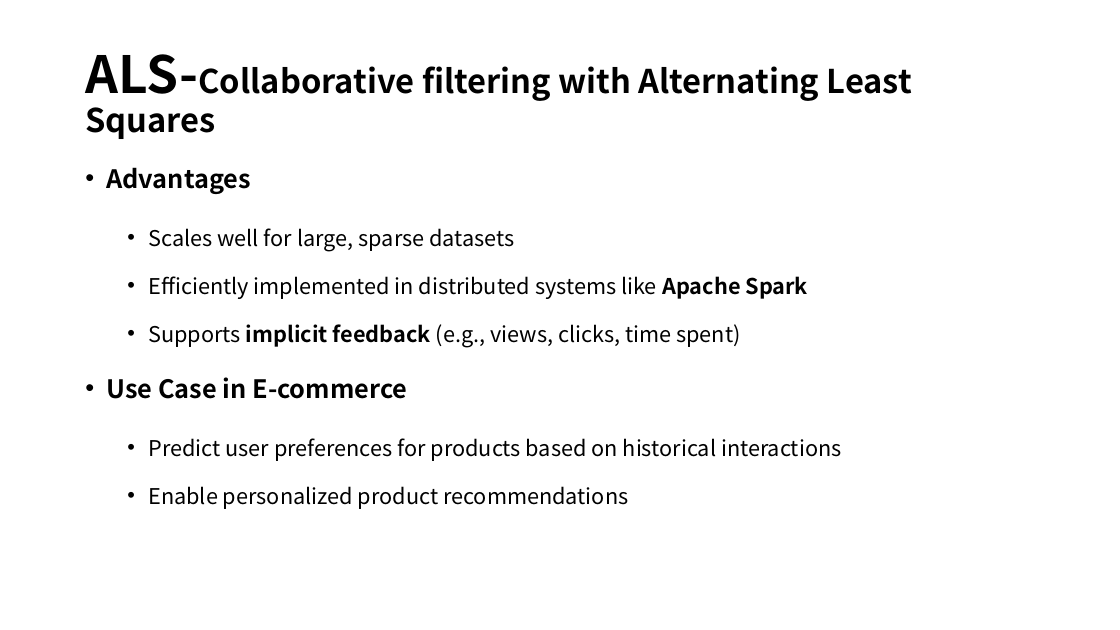
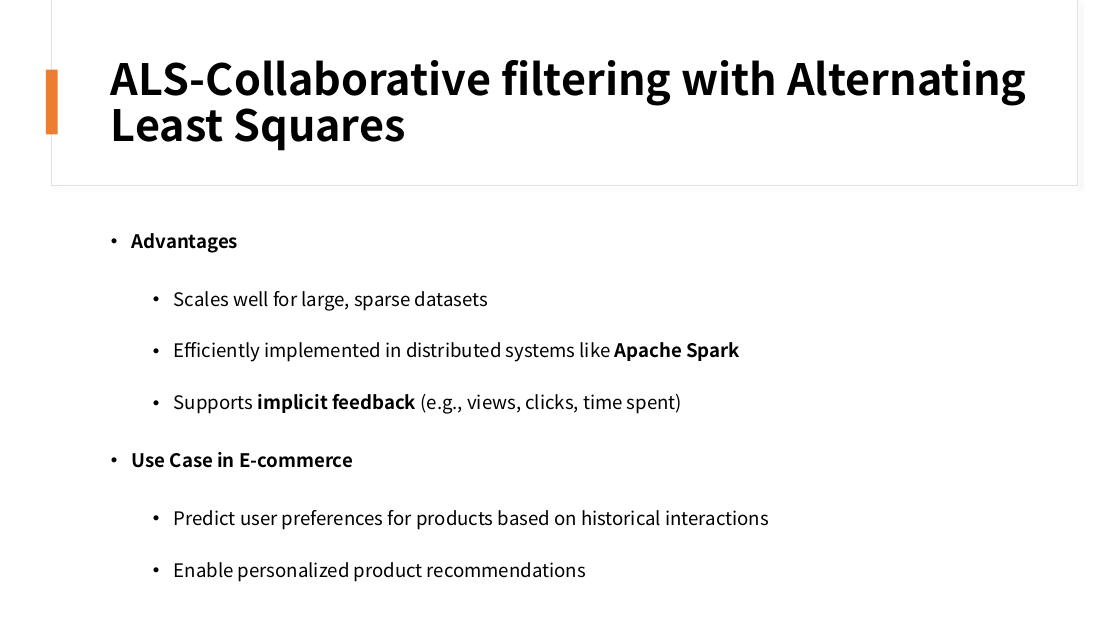
Before and after one commit to susie682/752-project, a slide deck: slide 8 of Commerce Product Recommendation with Spark ML-PPT.pptx. Drawn at 1120x630 pixels with LibreOffice and Linux fonts; fonts in the diff are those of the drawing. Boxes give left, top, right and bottom in pixels: in the first picture for what was removed or moved away, otherwise in the second. Text is boxed around its words. In the diff, an @@ line names an element or a change of style, - is before the commit and + after.

Commit message:
Updated Spark MLIB Part

```diff
--- a/Commerce Product Recommendation with Spark ML-PPT.pptx
+++ b/Commerce Product Recommendation with Spark ML-PPT.pptx
@@ rectangle added at [51, 0, 1077, 186], fill #FFFFFF, outline #E1E1E1 0.75 pt @@
@@ rectangle added at [52, 0, 1077, 185], fill #FFFFFF @@
@@ title "ALS-Collaborative filtering with Alternating Least ...": place and size @@
-title "ALS-Collaborative filtering with Alternating Least ..." at [85, 54, 912, 139]
+title "ALS-Collaborative filtering with Alternating Least ..." at [111, 60, 1026, 151]
@@ title "ALS-Collaborative filtering with Alternating Least ..." at [111, 60, 1026, 151]: size 44 to 37 pt in "ALS-Collaborative"; size 28 to 37 pt @@
@@ rectangle added at [46, 70, 58, 134], fill #ED7D31 @@
@@ text "Advantages": place and size @@
-text "Advantages" at [106, 167, 842, 509]
+text "Advantages" at [132, 233, 768, 582]
@@ text "Advantages" at [132, 233, 768, 582]: size 21.7 to 16 pt in "Advantages", "Use Case in E-commerce"; size 18.6 to 16 pt in "Scales well for large, sparse datasets", "Efficiently implemented in distributed systems like Apache ...", "Supports implicit feedback (e.g., views, clicks, time ...", "Predict user preferences for products based on ..." and 1 more places; line spacing 0.7 to 0.9 @@
```
Also in this commit, not shown: 10 other slides changed, 4 slides added, 6 slides removed.
